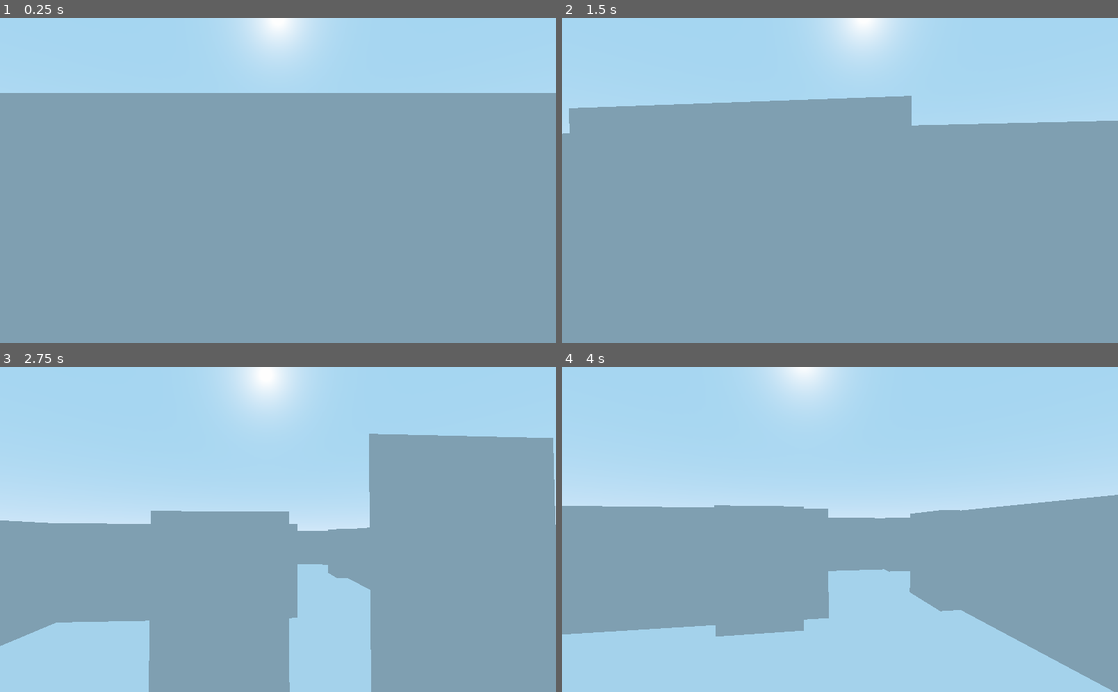
Above: before the commit, frames 1-4 (two rows, left to right).
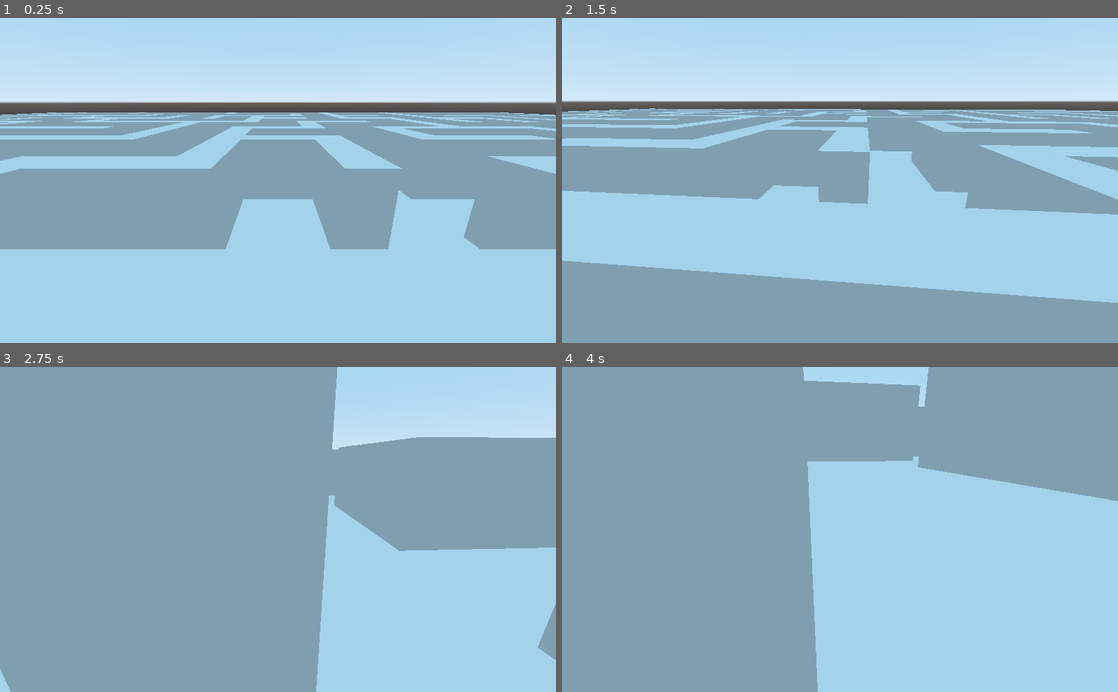
Above: after the commit, the same moments.

Repository: pragma-strict/stone-soup-GGJ
Game: Godot game, scene res://Scenes/Main.tscn
Same seed, same stepped clock (60 frames per second), same inputs: the game is played once before the commit and once after it.
Inputs (mouse positions are in pixels of both pictures, inside the frame that each line leads up to):
- Up to frame 1 (0.25 s): no input
- Up to frame 2 (1.5 s): tap Enter at 0.5 s; move the mouse to (962, 164) at 0.52 s; hold D (move_right) 0.53-1.28 s; click (962, 164) at 0.67 s; move the mouse to (812, 180) at 1.27 s; hold W (move_forward) from 1.28 s (still down)
- Up to frame 3 (2.75 s): keep holding W (move_forward); move the mouse to (289, 523) at 2.02 s
- Up to frame 4 (4 s): keep holding W (move_forward); move the mouse to (834, 536) at 2.77 s; move the mouse to (878, 532) at 3.52 s

The runs differ from the first frame. In frame 1, 51% of the frame differs, in the area x 0-100%, y 0-100%; in frame 2, 44%; in frame 3, 54%; in frame 4, 66%.

Commit message:
Update tiles

Diff:
--- a/Scenes/Main.tscn
+++ b/Scenes/Main.tscn
@@ -21,14 +21,14 @@
 }
 
 [node name="Camera" type="Spatial" parent="."]
-transform = Transform( 1, 0, 0, 0, 1, 0, 0, 0, 1, 0, 0.873071, 1.63726 )
+transform = Transform( 1, 0, 0, 0, 0.947651, 0.319307, 0, -0.319307, 0.947651, 0, 2.85994, 1.63726 )
 
 [node name="Camera" type="Camera" parent="Camera"]
 script = ExtResource( 2 )
 mouse_sensitivity = 0.116
 movement_speed = 1.876
 
-[node name="MeshInstance" type="MeshInstance" parent="."]
+[node name="Ground Plane" type="MeshInstance" parent="."]
 transform = Transform( 100, 0, 0, 0, -4.37114e-06, 1, 0, -100, -4.37114e-08, 0, 0, 0 )
 mesh = SubResource( 1 )
 material/0 = null
Not shown, changed: Meshes/corner.obj
Not shown, changed: Meshes/path.obj
Not shown, changed: Meshes/wall.obj
Not shown, changed: .gitignore
Not shown, added: Maze Tile Templates.blend
Not shown, added: Maze Tile Templates.blend1
